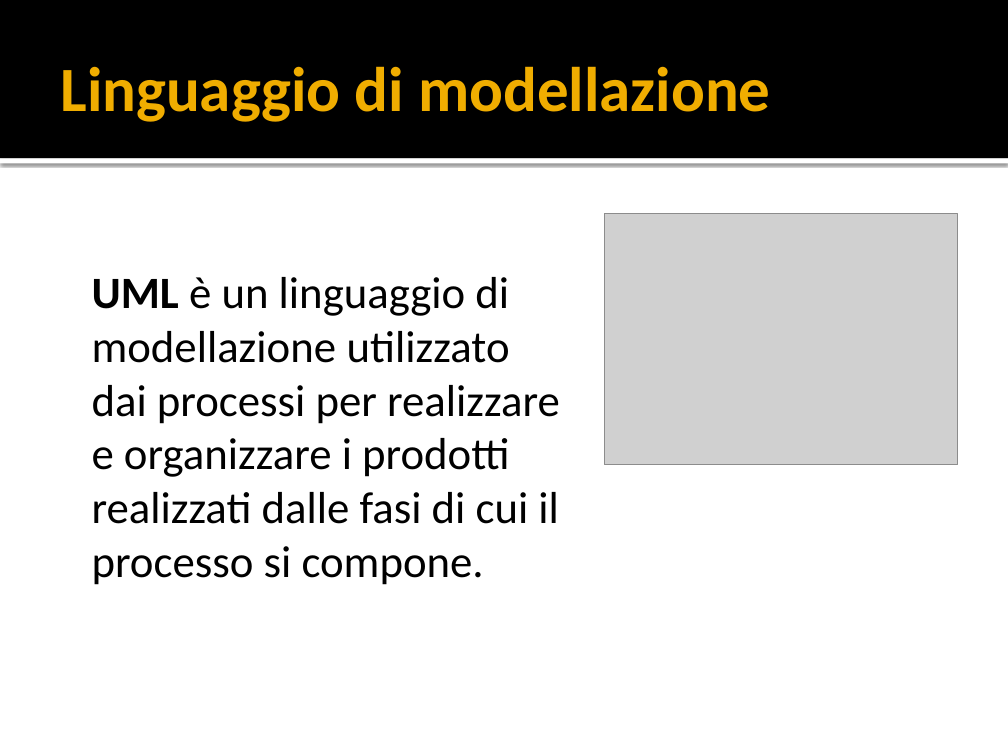
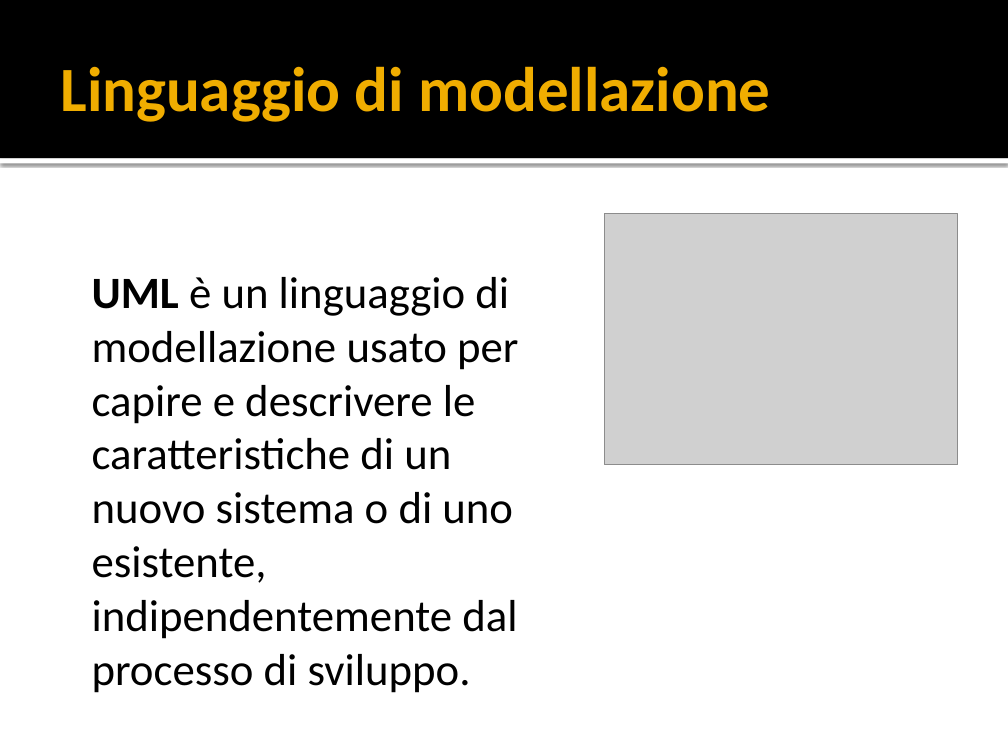
Before and after one commit to yan0z/ISW, a slide deck: slide 4 of Quesito 6 Team/Presentation1.pptx. Drawn at 1008x756 pixels with LibreOffice and Linux fonts; fonts in the diff are those of the drawing; grey boxes stand for pictures. Boxes give left, top, right and bottom in pixels: in the first picture for what was removed or moved away, otherwise in the second. Text is boxed around its words. In the diff, an @@ line names an element or a change of style, - is before the commit and + after.

```diff
--- a/Quesito 6 Team/Presentation1.pptx
+++ b/Quesito 6 Team/Presentation1.pptx
@@ text at <box>92,277,518,693</box>: text changed @@
-UML è un linguaggio di modellazione utilizzato dai processi per realizzare e organizzare i prodotti realizzati dalle fasi di cui il processo si compone.
+UML è un linguaggio di modellazione usato per capire e descrivere le caratteristiche di un nuovo sistema o di uno esistente, indipendentemente dal processo di sviluppo.
```
Also in this commit, not shown: 2 other slides changed, 2 other files.
